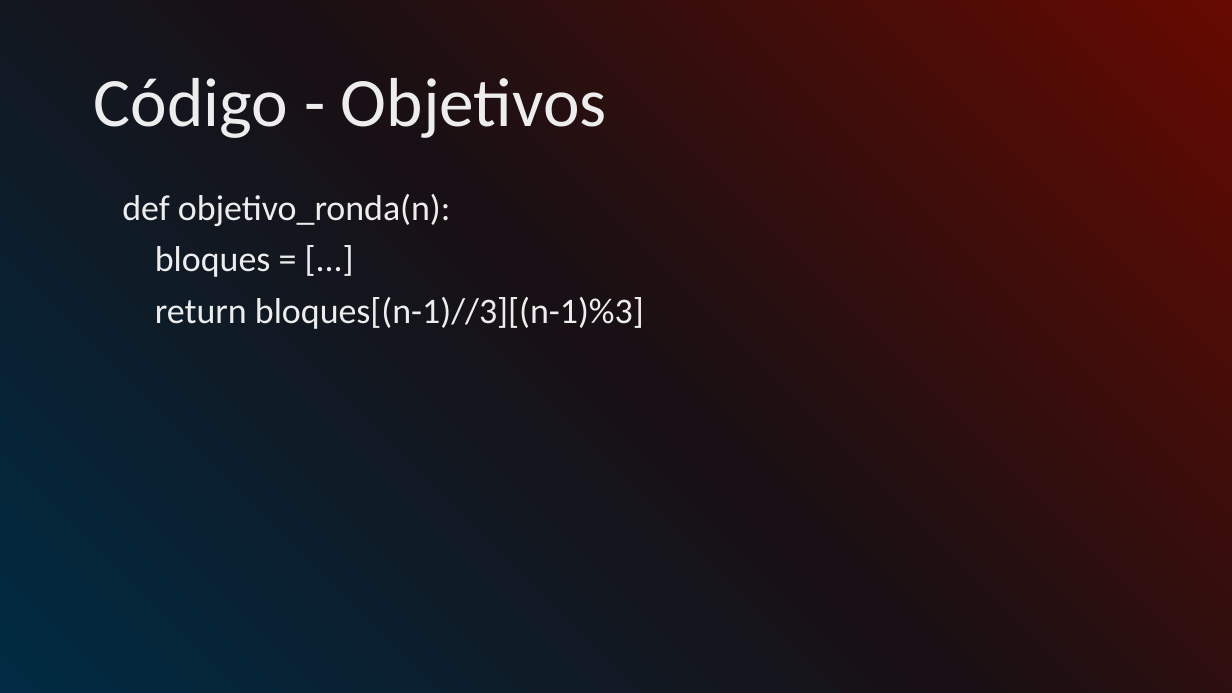
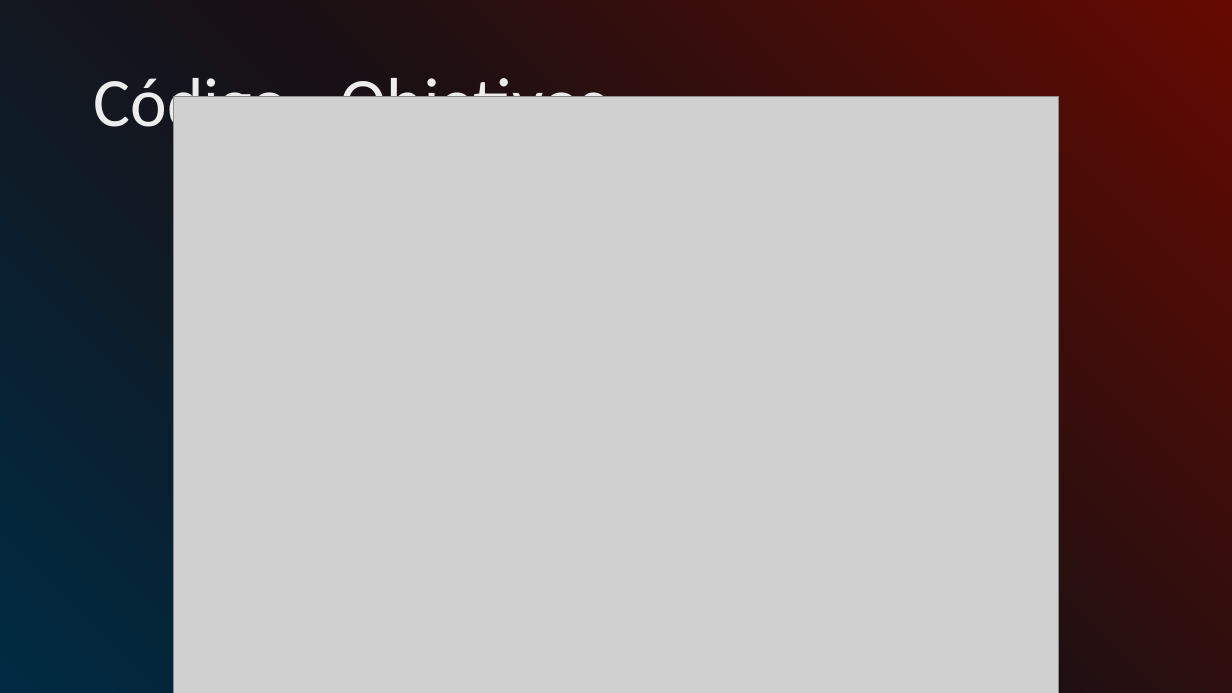
Before and after one commit to augusto-zimmermann/Pylatro, a slide deck: slide 18 of Pylatro presents.pptx (slide 17 before the commit). Drawn at 1232x693 pixels with LibreOffice and Linux fonts; fonts in the diff are those of the drawing; grey boxes stand for pictures. Boxes give left, top, right and bottom in pixels: in the first picture for what was removed or moved away, otherwise in the second. Text is boxed around its words. In the diff, an @@ line names an element or a change of style, - is before the commit and + after.

```diff
--- a/Pylatro presents.pptx
+++ b/Pylatro presents.pptx
@@ picture added at (174, 96, 1059, 693) @@
@@ text removed at (122, 194, 644, 329) @@
-def objetivo_ronda(n):
-bloques = [...]
-return bloques[(n-1)//3][(n-1)%3]
```
Also in this commit, not shown: 11 other slides changed, 1 slide added.
